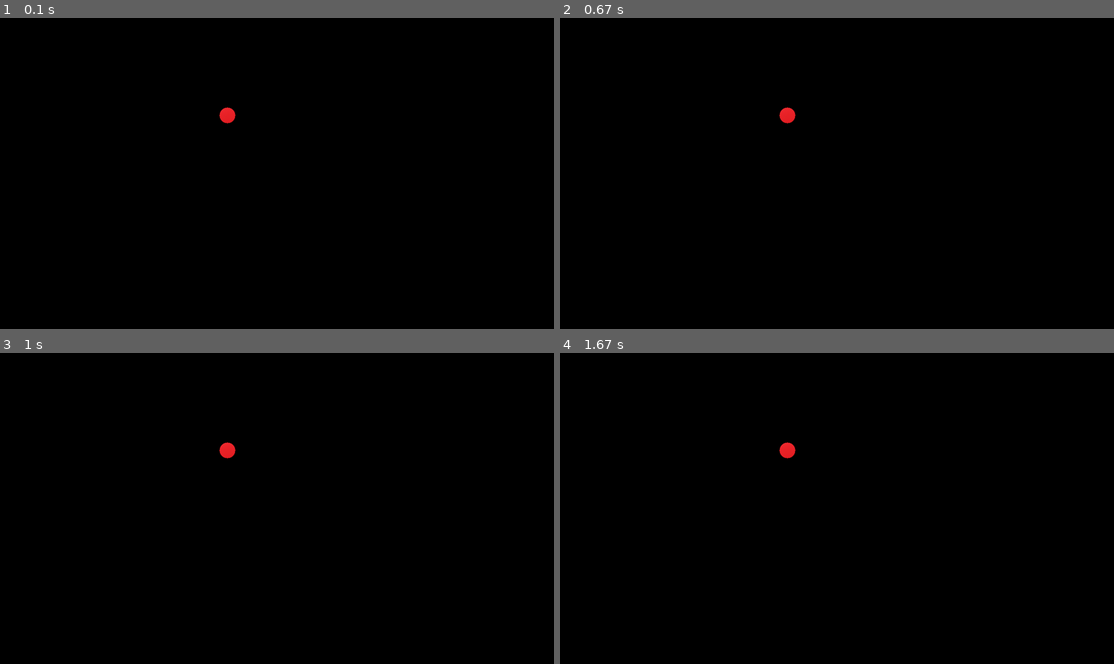
Above: before the commit, frames 1-4 (two rows, left to right).
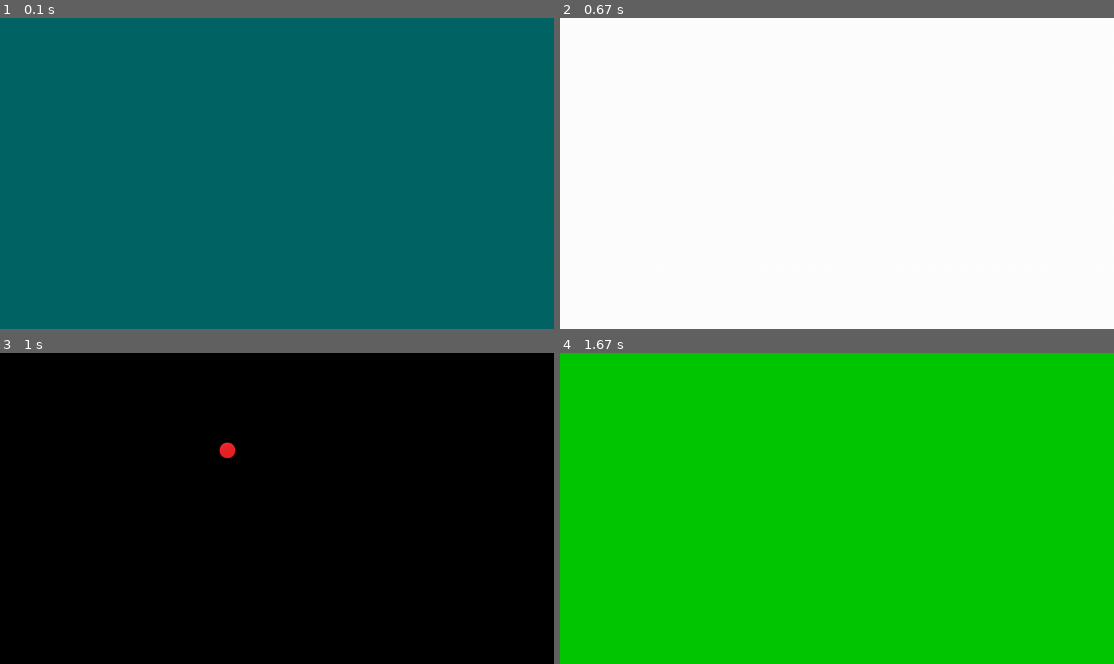
Above: after the commit, the same moments.

Repository: brendalima7/projeto-pygame
Game: pygame game, started from jogo.py
Two runs of this game, one before a commit and one after it. Both use one fixed random seed, a clock stepped at 60 frames per second and the inputs below.
Inputs:
- Up to frame 1 (0.1 s): no input
- Up to frame 2 (0.67 s): hold M from 0.33 s (still down)
- Up to frame 3 (1 s): release M at 0.8 s; tap J at 0.83 s
- Up to frame 4 (1.67 s): tap V at 1.17 s; tap A at 1.5 s

The runs differ from the first frame. In frame 1, 100% of the frame differs, in the area x 0-100%, y 0-100%; in frame 2, 100%; in frame 3, nothing differs; in frame 4, 100%.

Commit message:
criação das telas adicionais (início, mapa, vitória, game over)

Diff:
--- a/jogo.py
+++ b/jogo.py
@@ -1,7 +1,11 @@
 import pygame
+from tela_inicio import TelaInicio
+from tela_mapa import TelaMapa
 from tela_jogo import TelaJogo
+from tela_vitoria import TelaVitoria
+from tela_gameover import TelaGameOver
 
-tela_atual = 'JOGO'
+tela_atual = 'INICIO'
 
 def condicoes_iniciais():
     assets = {}
@@ -23,7 +27,11 @@
         self.telajogo = TelaJogo(self.window, self.assets)
         # controle de telas
         self.telas = {
-            'JOGO': TelaJogo(self.window, self.assets)
+            'INICIO': TelaInicio(self.window),
+            'MAPA': TelaMapa(self.window),
+            'JOGO': TelaJogo(self.window, self.assets),
+            'VITORIA': TelaVitoria(self.window),
+            'GAMEOVER': TelaGameOver(self.window)
         }
         self.tela_atual = tela_atual
 
@@ -31,12 +39,16 @@
     def run(self):
         rodando = True
         while rodando:
-            proximo_estado = self.telajogo.update()
+            tela_ativa = self.telas[self.tela_atual]
+            proximo_estado = tela_ativa.update()
             # verificação de saída
             if proximo_estado == 'SAIR':
                 rodando = False
 
-            self.telajogo.draw()
+            elif proximo_estado != self.tela_atual:
+                self.tela_atual = proximo_estado
+
+            tela_ativa.draw()
 
             pygame.display.update()
 
--- /dev/null
+++ b/tela_gameover.py
@@ -0,0 +1,18 @@
+import pygame
+
+class TelaGameOver:
+    def __init__(self,window):
+        self.window = window
+
+    def draw(self):
+        self.window.fill((100, 0, 0))
+
+    def update(self):
+        for event in pygame.event.get():
+            if event.type == pygame.QUIT:
+                return 'SAIR'
+            keys = pygame.key.get_pressed()
+            if event.type == pygame.KEYDOWN:
+                if keys[pygame.K_ESCAPE] or keys[pygame.K_q]:
+                    return 'SAIR'
+        return 'GAMEOVER'
--- /dev/null
+++ b/tela_inicio.py
@@ -0,0 +1,20 @@
+import pygame
+
+class TelaInicio:
+    def __init__(self,window):
+        self.window = window
+
+    def draw(self):
+        self.window.fill((0, 100, 100))
+
+    def update(self):
+        for event in pygame.event.get():
+            if event.type == pygame.QUIT:
+                return 'SAIR'
+            keys = pygame.key.get_pressed()
+            if event.type == pygame.KEYDOWN:
+                if keys[pygame.K_ESCAPE] or keys[pygame.K_q]:
+                    return 'SAIR'
+            if keys[pygame.K_m]:
+                    return 'MAPA'
+        return 'INICIO'
--- a/tela_jogo.py
+++ b/tela_jogo.py
@@ -20,4 +20,8 @@
             if event.type == pygame.KEYDOWN:
                 if keys[pygame.K_ESCAPE] or keys[pygame.K_q]:
                     return 'SAIR'
-        return True
+                if keys[pygame.K_a]:
+                    return 'GAMEOVER'
+                if keys[pygame.K_v]:
+                    return 'VITORIA'
+        return 'JOGO'
--- /dev/null
+++ b/tela_mapa.py
@@ -0,0 +1,21 @@
+import pygame
+
+class TelaMapa:
+
+    def __init__(self,window):
+        self.window = window
+
+    def draw(self):
+        self.window.fill((255,255,255))
+
+    def update(self):
+        for event in pygame.event.get():
+            if event.type == pygame.QUIT:
+                return 'SAIR'
+            keys = pygame.key.get_pressed()
+            if event.type == pygame.KEYDOWN:
+                if keys[pygame.K_ESCAPE] or keys[pygame.K_q]:
+                    return 'SAIR'
+                if keys[pygame.K_j]:
+                    return 'JOGO'
+        return 'MAPA'
--- /dev/null
+++ b/tela_vitoria.py
@@ -0,0 +1,18 @@
+import pygame
+
+class TelaVitoria:
+    def __init__(self,window):
+        self.window = window
+
+    def draw(self):
+        self.window.fill((0, 200, 0))
+
+    def update(self):
+        for event in pygame.event.get():
+            if event.type == pygame.QUIT:
+                return 'SAIR'
+            keys = pygame.key.get_pressed()
+            if event.type == pygame.KEYDOWN:
+                if keys[pygame.K_ESCAPE] or keys[pygame.K_q]:
+                    return 'SAIR'
+        return 'VITORIA'
Empty file removed: game_over.py
